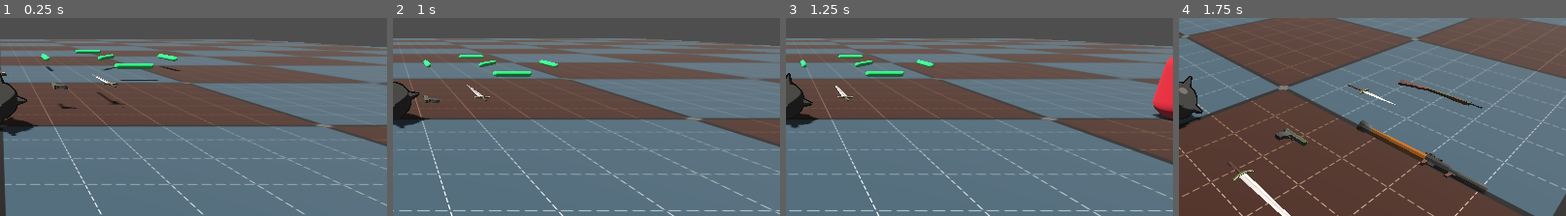
Above: before the commit, frames 1-4 (left to right).
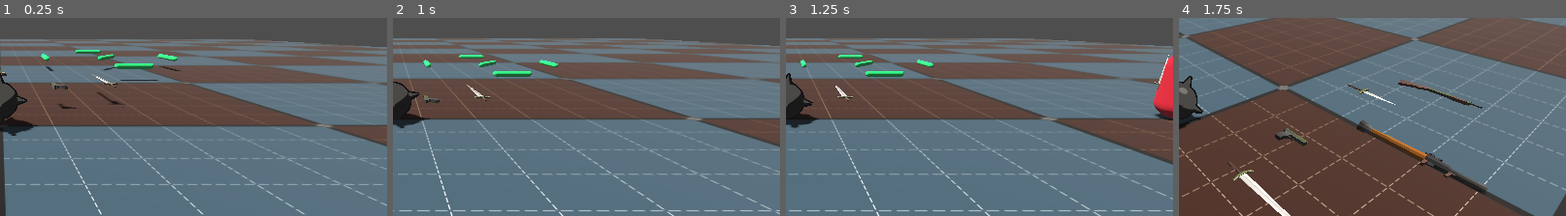
Above: after the commit, the same moments.

Repository: erikringwalters/pirate-jam-16-prototype
Game: Godot game, scene res://scenes/main.tscn
Two runs of this game, one before a commit and one after it. Both use one fixed random seed, a clock stepped at 60 frames per second and the inputs below.
Inputs (mouse positions are % of the whole screen's width and height, from its top left):
- Up to frame 1 (0.25 s): no input
- Up to frame 2 (1 s): move the mouse to (72, 40) at 0.52 s; press the mouse at (72, 40) at 0.53 s; hold D (move_right) from 0.53 s (still down)
- Up to frame 3 (1.25 s): keep holding D (move_right)
- Up to frame 4 (1.75 s): move the mouse to (45, 46) at 1.27 s; release D (move_right) at 1.28 s; release the mouse at (45, 46) at 1.28 s; hold W (move_up) from 1.28 s (still down); tap Space (manual_shoot) at 1.35 s
The pictures show only the part of the screen within x 50-100%, y 24-74%; the shares and areas given below are measured in that part.

Frames 1-2 are identical in both runs. In frame 3, 0.1% of the frame differs, in the area x 94-100%, y 18-53%; in frame 4, nothing differs.

Commit message:
Enemy looks at ball

Diff:
--- a/scenes/enemy/enemy.tscn
+++ b/scenes/enemy/enemy.tscn
@@ -32,4 +32,4 @@
 
 [node name="WeaponMarker" type="Marker3D" parent="."]
 unique_name_in_owner = true
-transform = Transform3D(1, 0, 0, 0, 1, 0, 0, 0, 1, -0.3, 0, 0.5)
+transform = Transform3D(1, 0, 0, 0, 1, 0, 0, 0, 1, 0.3, 0, -0.4)
--- a/scripts/enemy.gd
+++ b/scripts/enemy.gd
@@ -8,4 +8,4 @@
 	weapon.global_transform.origin = _weapon_marker.global_transform.origin
 
 func _physics_process(_delta: float) -> void:
-	pass
+	look_at(get_parent().get_node("Player").global_transform.origin)
